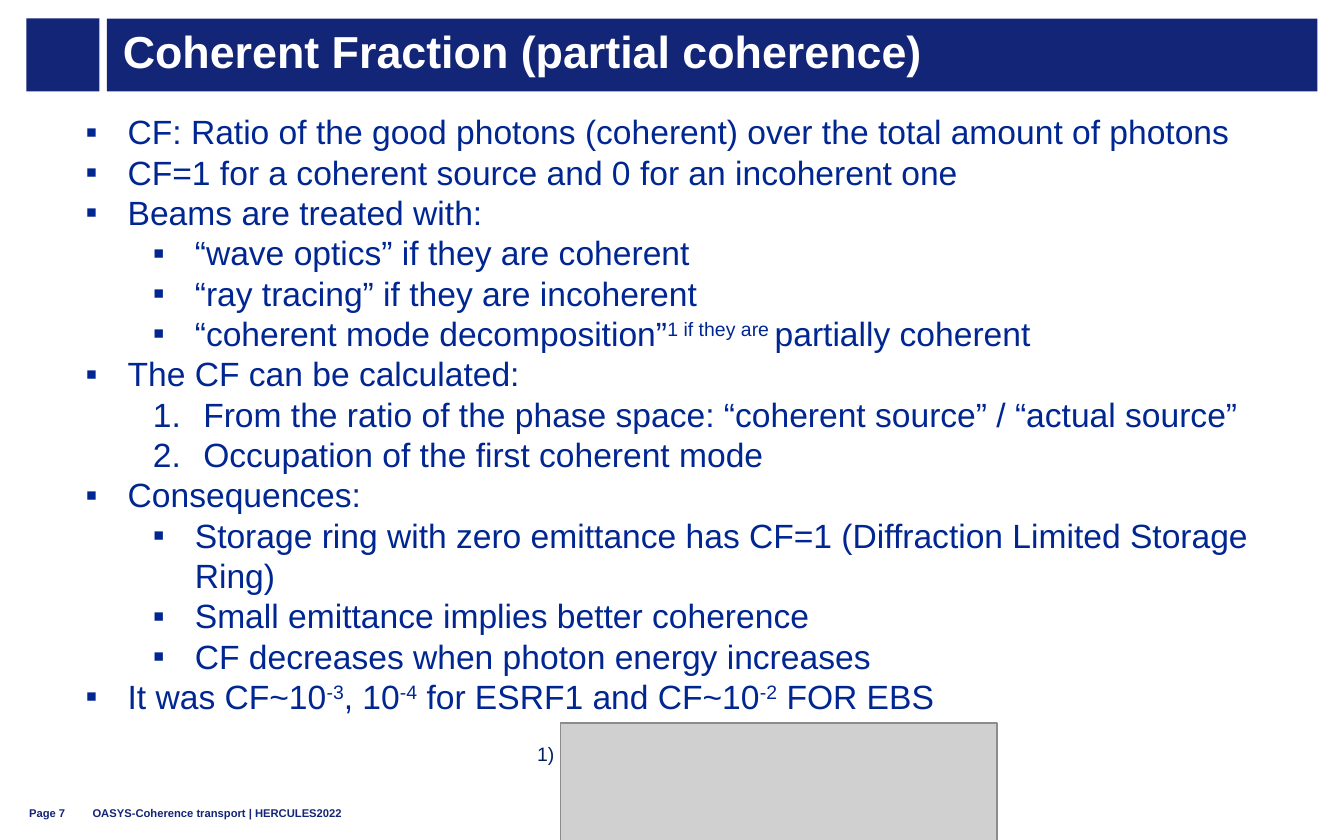
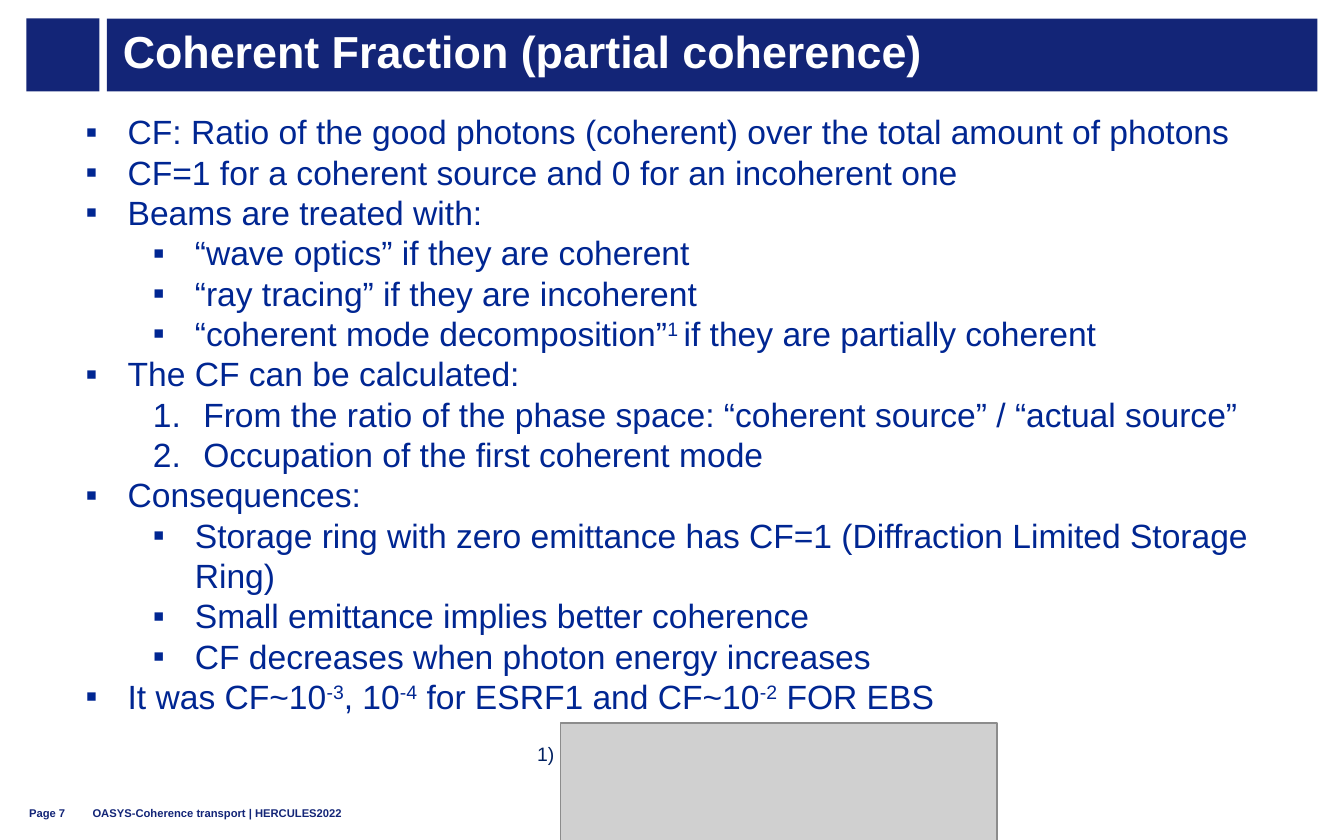
Before and after one commit to oasys-esrf-kit/oasys_hercules, a slide deck: slide 7 of 2022/hercules2022_D_coherence_transport.pptx. Drawn at 1344x840 pixels with LibreOffice and Linux fonts; fonts in the diff are those of the drawing; grey boxes stand for pictures; background and template pictures are left out. Boxes give left, top, right and bottom in pixels: in the first picture for what was removed or moved away, otherwise in the second. Text is boxed around its words. In the diff, an @@ line names an element or a change of style, - is before the commit and + after.

```diff
--- a/2022/hercules2022_D_coherence_transport.pptx
+++ b/2022/hercules2022_D_coherence_transport.pptx
@@ text at bbox=[195, 321, 1096, 352]: now on the baseline in "if they are" @@
```
Also in this commit, not shown: 1 other slide changed.
